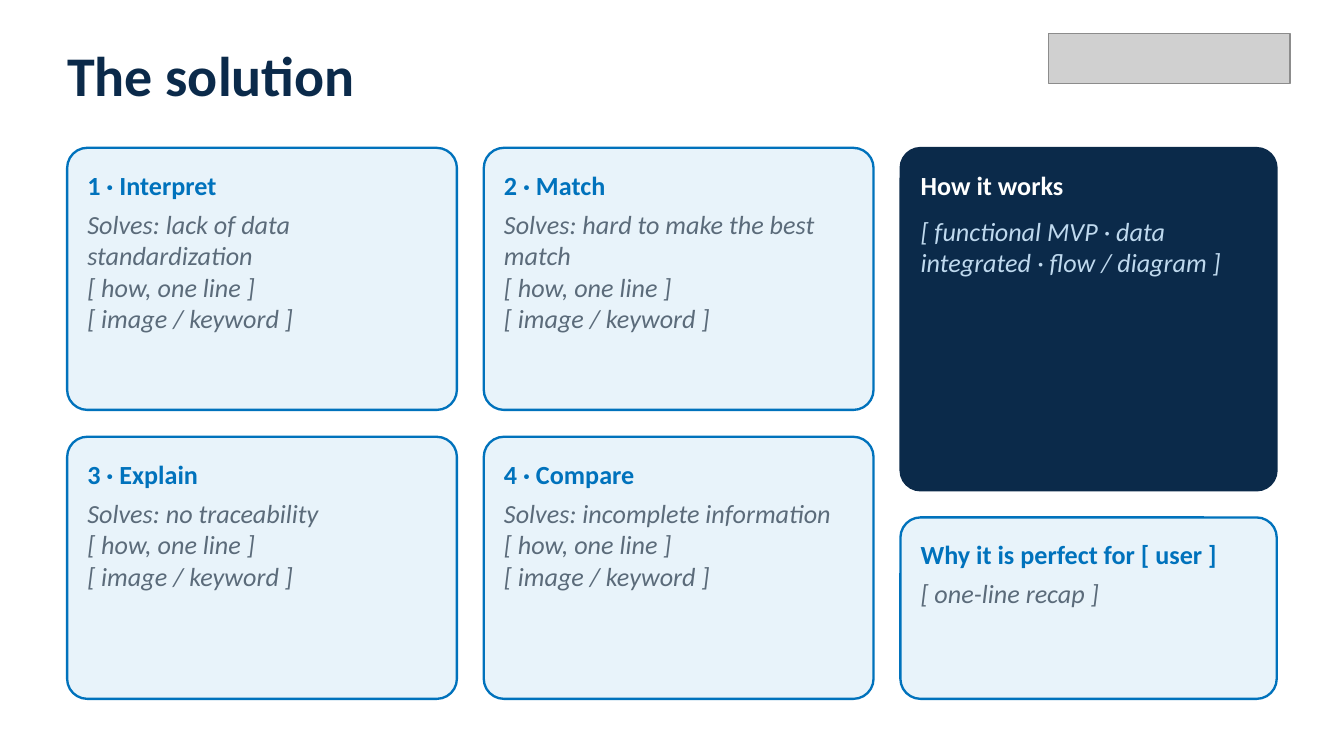
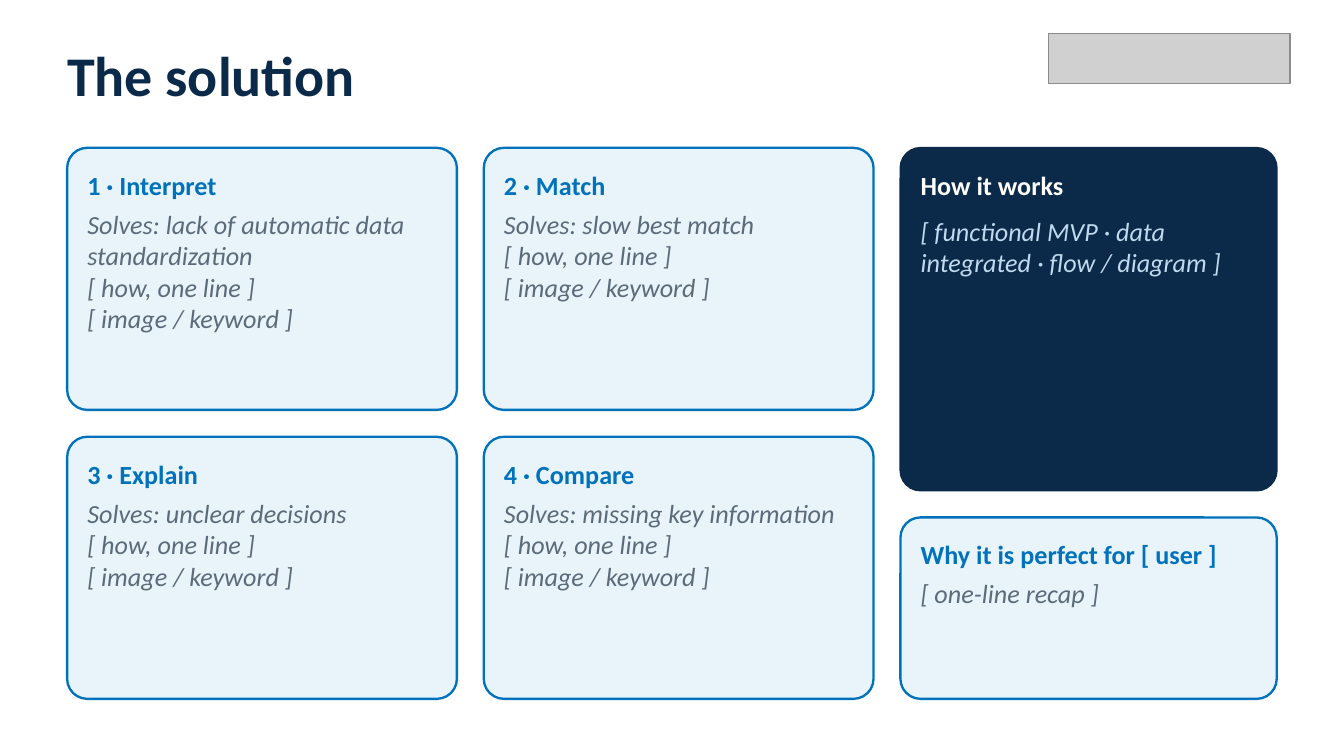
Before and after one commit to igagmol/hackaton-saturday, a slide deck: slide 3 of pitch/NTTDATA_pitch_deck.pptx. Drawn at 1344x756 pixels with LibreOffice and Linux fonts; fonts in the diff are those of the drawing; grey boxes stand for pictures. Boxes give left, top, right and bottom in pixels: in the first picture for what was removed or moved away, otherwise in the second. Text is boxed around its words. In the diff, an @@ line names an element or a change of style, - is before the commit and + after.

```diff
--- a/pitch/NTTDATA_pitch_deck.pptx
+++ b/pitch/NTTDATA_pitch_deck.pptx
@@ text at [87, 216, 405, 265]: text changed @@
-Solves: lack of data standardization
+Solves: lack of automatic data standardization
@@ text at [504, 216, 754, 234]: text changed @@
-Solves: hard to make the best match
+Solves: slow best match
@@ text at [87, 505, 346, 523]: text changed @@
-Solves: no traceability
+Solves: unclear decisions
@@ text at [504, 505, 834, 528]: text changed @@
-Solves: incomplete information
+Solves: missing key information
```
Also in this commit, not shown: 1 other slide changed, 3 other files.
